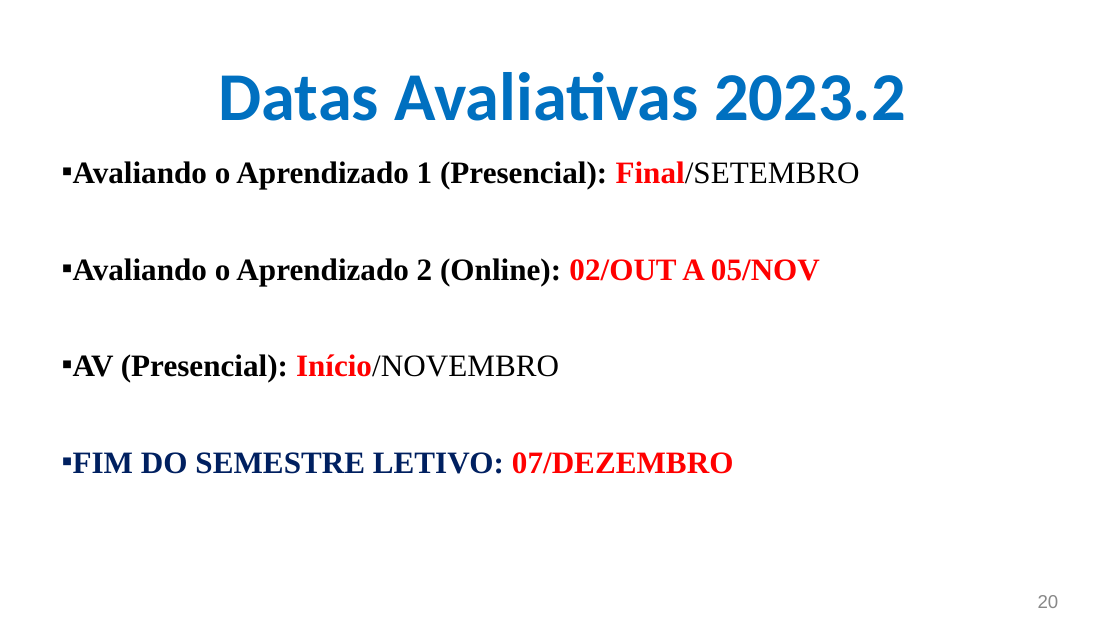
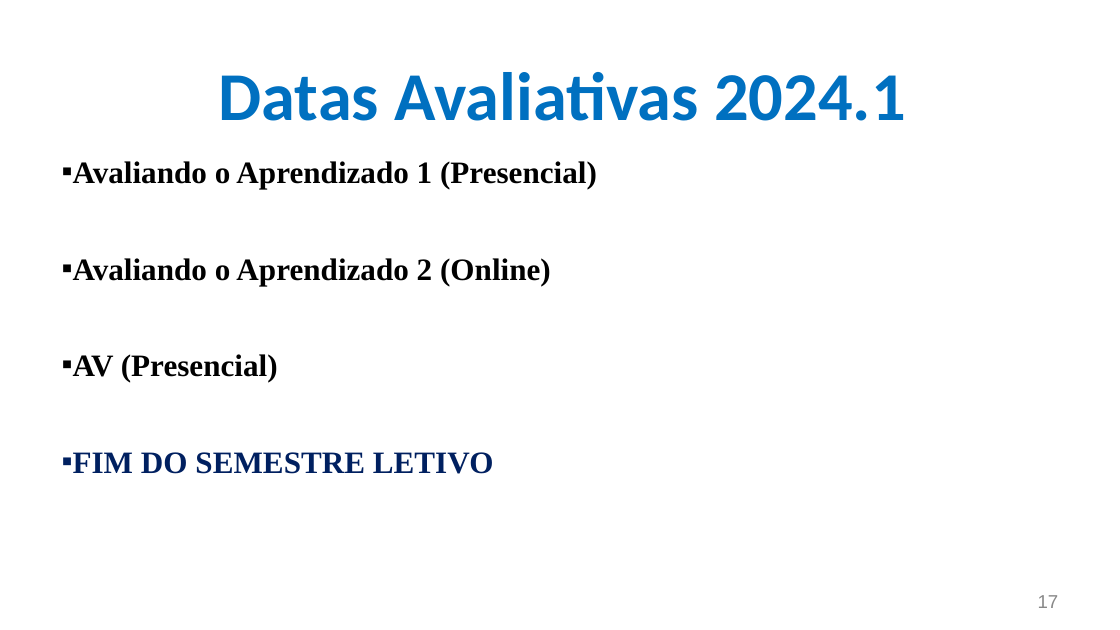
Before and after one commit to CloudEducationBrazil/WydenBancoDados, a slide deck: slide 17 of Apresentação - Banco de Dados.pptx (slide 20 before the commit). Drawn at 1120x630 pixels with LibreOffice and Linux fonts; fonts in the diff are those of the drawing; background and template pictures are left out. Boxes give left, top, right and bottom in pixels: in the first picture for what was removed or moved away, otherwise in the second. Text is boxed around its words. In the diff, an @@ line names an element or a change of style, - is before the commit and + after.

```diff
--- a/Apresentação - Banco de Dados.pptx
+++ b/Apresentação - Banco de Dados.pptx
@@ title at (219,72,906,121): text changed @@
-Datas Avaliativas 2023.2
+Datas Avaliativas 2024.1
@@ text at (73,161,597,474): text changed @@
-▪ Avaliando o Aprendizado 1 (Presencial): Final/SETEMBRO
-▪ Avaliando o Aprendizado 2 (Online): 02/OUT A 05/NOV
-▪ AV (Presencial): Início/NOVEMBRO
-▪ FIM DO SEMESTRE LETIVO: 07/DEZEMBRO
+▪ Avaliando o Aprendizado 1 (Presencial)
+▪ Avaliando o Aprendizado 2 (Online)
+▪ AV (Presencial)
+▪ FIM DO SEMESTRE LETIVO
@@ page number at (1038,595,1059,608): text changed @@
-20
+17
```
Also in this commit, not shown: 3 other slides changed, 3 slides removed.
